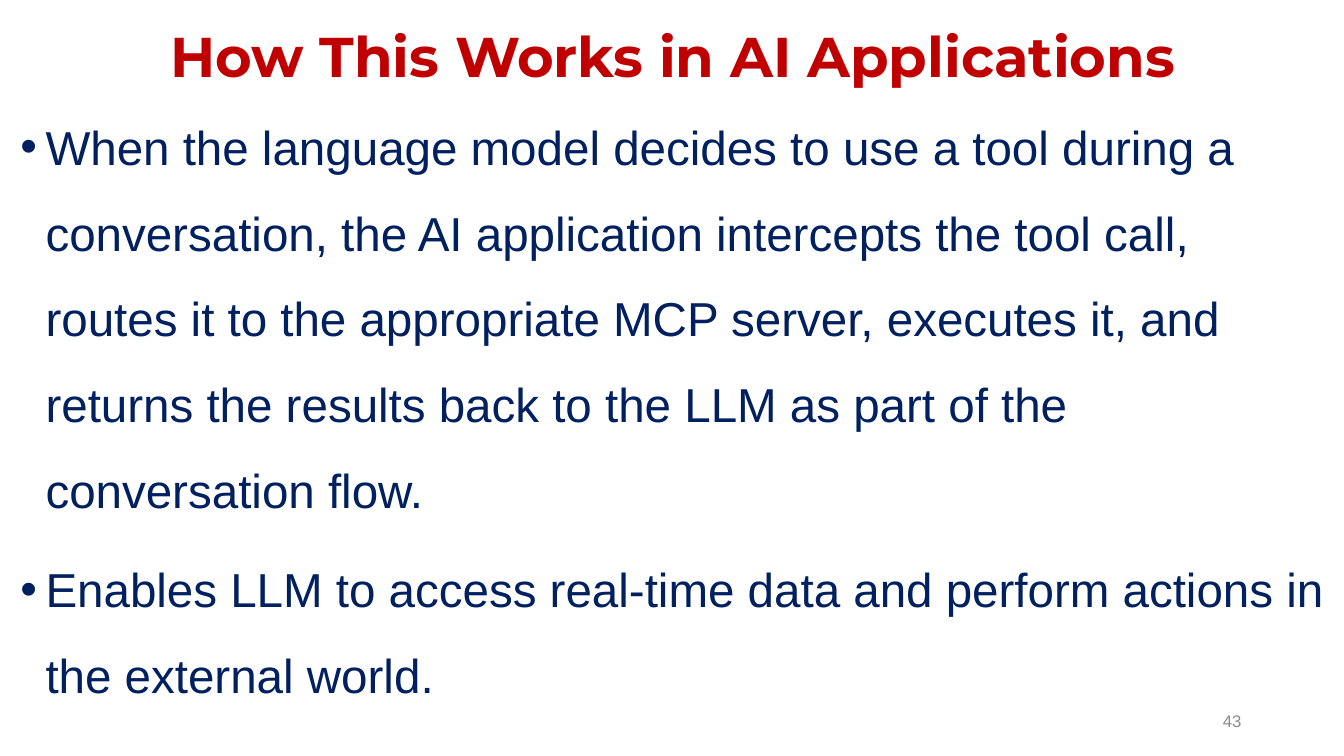
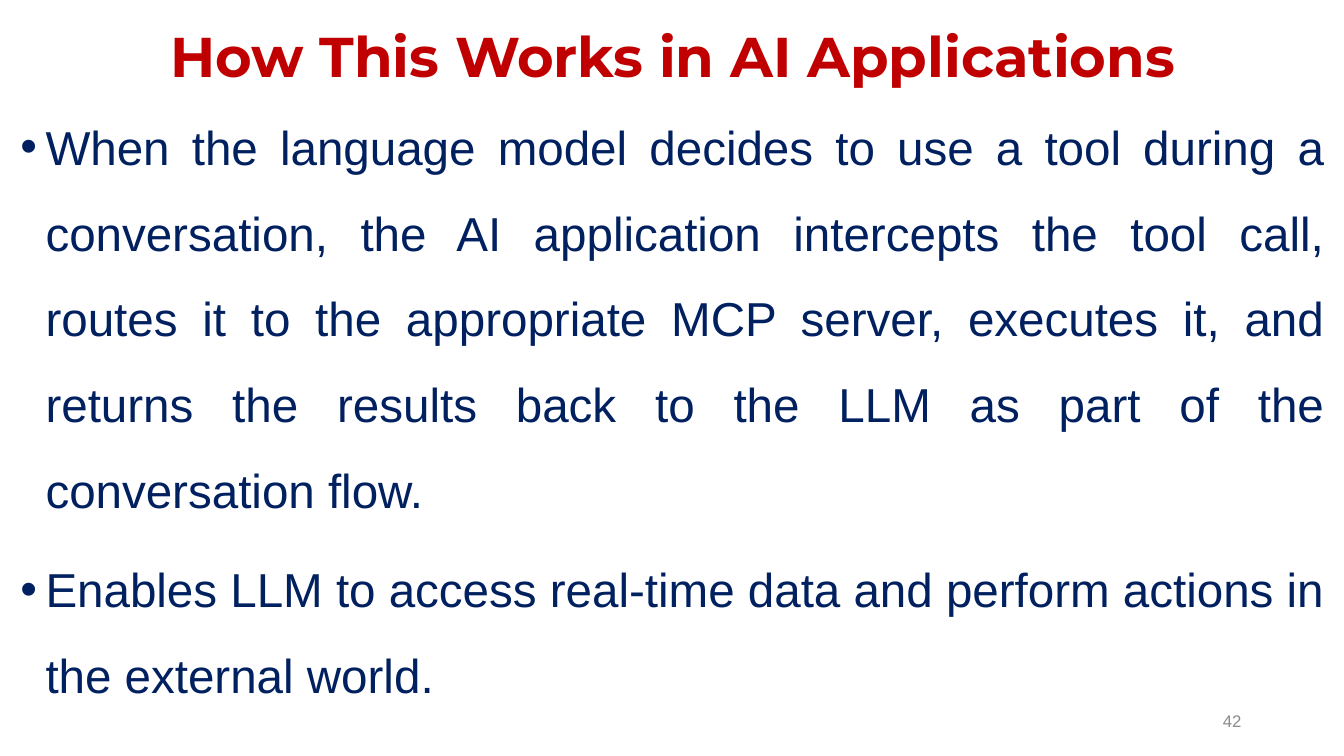
Before and after one commit to janakimeena/Building-Agents-with-MCP, a slide deck: slide 42 of MCP Architecture.pptx (slide 43 before the commit). Drawn at 1344x756 pixels with LibreOffice and Linux fonts; fonts in the diff are those of the drawing. Boxes give left, top, right and bottom in pixels: in the first picture for what was removed or moved away, otherwise in the second. Text is boxed around its words. In the diff, an @@ line names an element or a change of style, - is before the commit and + after.

```diff
--- a/MCP Architecture.pptx
+++ b/MCP Architecture.pptx
@@ text "When the language model decides ..." at (x1=46, y1=130, x2=1324, y2=694): alignment left to justified @@
@@ page number at (x1=1223, y1=715, x2=1242, y2=727): text changed @@
-43
+42
```
Also in this commit, not shown: 21 other slides changed, 1 slide removed, 5 other files.
